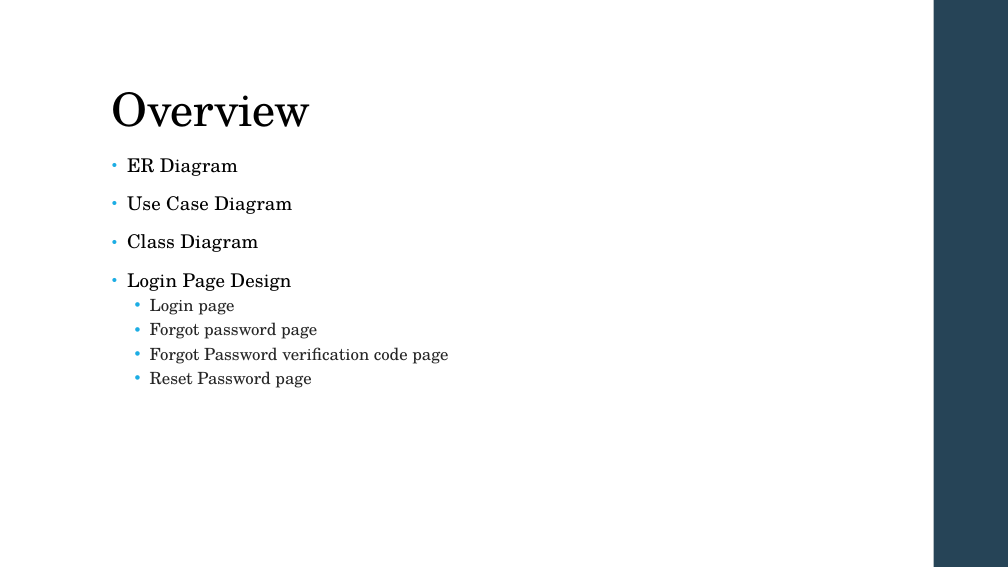
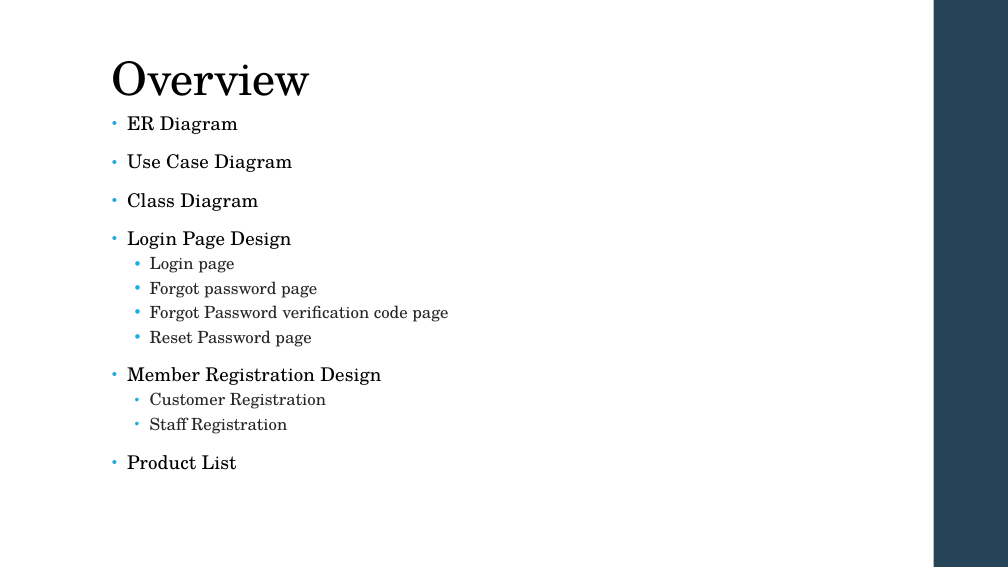
Before and after one commit to vThushy/Vrt_ShoppingCart, a slide deck: slide 2 of Docs/ShoppingCart.pptx. Drawn at 1008x567 pixels with LibreOffice and Linux fonts; fonts in the diff are those of the drawing. Boxes give left, top, right and bottom in pixels: in the first picture for what was removed or moved away, otherwise in the second. Text is boxed around its words. In the diff, an @@ line names an element or a change of style, - is before the commit and + after.

```diff
--- a/Docs/ShoppingCart.pptx
+++ b/Docs/ShoppingCart.pptx
@@ title "Overview": place and size @@
-title "Overview" at box(112, 92, 310, 127)
+title "Overview" at box(112, 61, 310, 96)
@@ text "ER Diagram": place and size @@
-text "ER Diagram" at box(127, 158, 448, 388)
+text "ER Diagram" at box(127, 116, 448, 470)
@@ text at box(127, 367, 381, 470): paragraphs added @@
+  • Member Registration Design
+  • Customer Registration
+  • Staff Registration
+  • Product List
```
Also in this commit, not shown: 2 other slides changed, 3 slides added, 11 other files.
